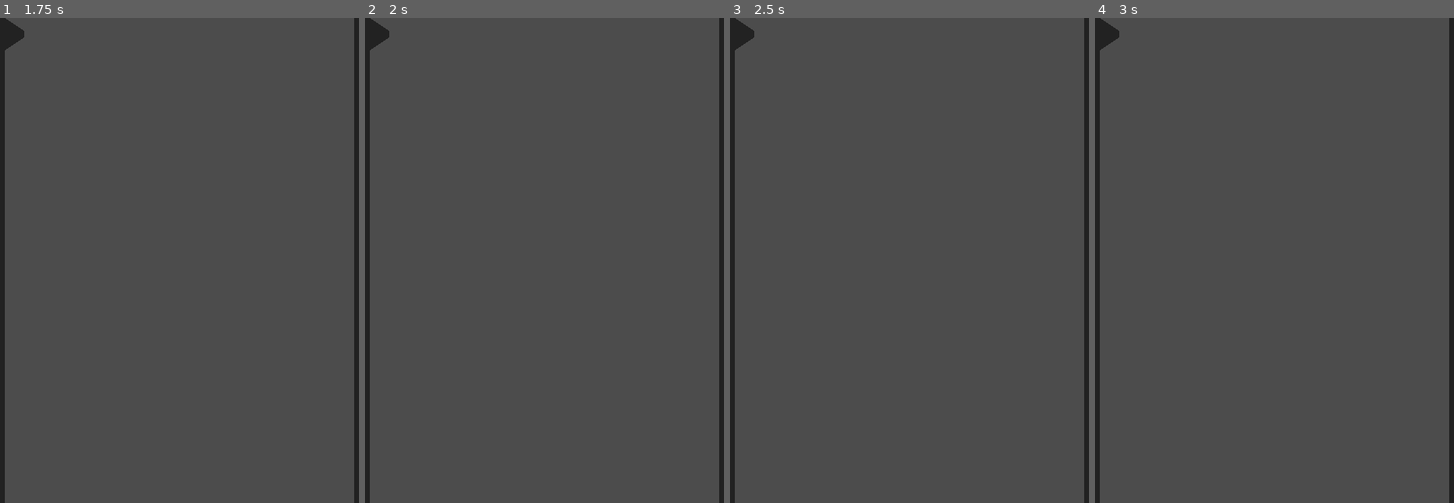
Above: before the commit, frames 1-4 (left to right).
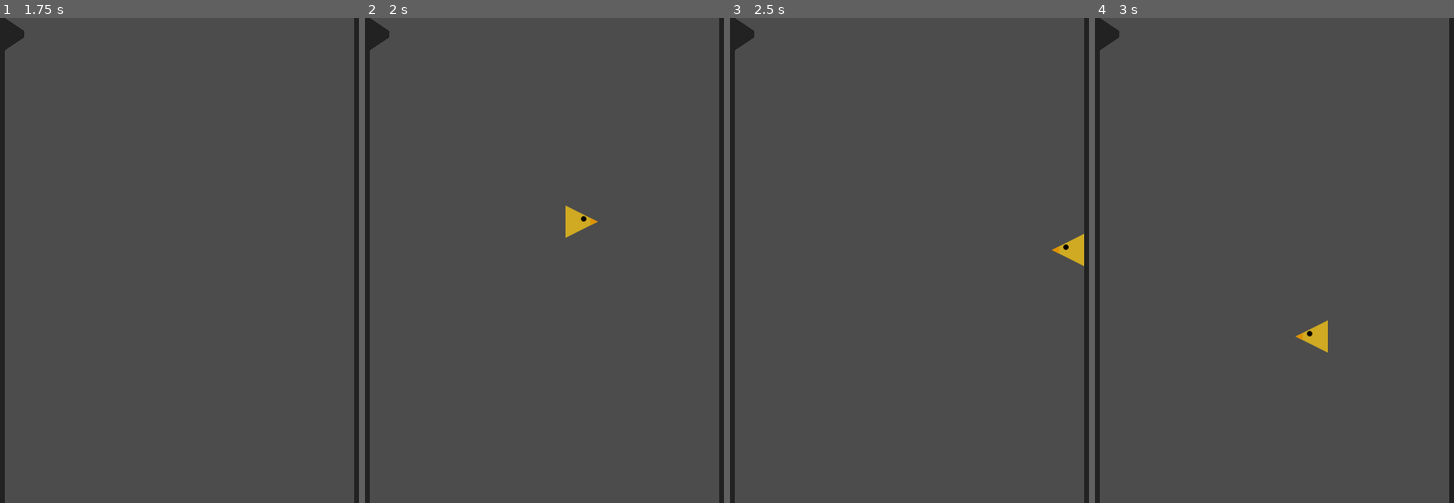
Above: after the commit, the same moments.

Repository: karmek-k/jumpbird
Game: Godot game, scene res://scenes/Game.tscn
The game is run twice, just before and just after one commit, with the same random seed, the same clock (stepped at 60 frames per second) and the same inputs.
Inputs:
- Up to frame 1 (1.75 s): hold Up (ui_up) from 0.53 s (still down)
- Up to frame 2 (2 s): keep holding Up (ui_up)
- Up to frame 3 (2.5 s): release Up (ui_up) at 2.03 s
- Up to frame 4 (3 s): hold Up (ui_up) from 2.78 s (still down)

Frame 1 is identical in both runs. In frame 2, 0.3% of the frame differs, in the area x 55-65%, y 38-46%; in frame 3, 0.3%; in frame 4, 0.3%.

Commit message:
Reload the game when  is emitted

Diff:
--- a/scenes/Game.tscn
+++ b/scenes/Game.tscn
@@ -70,5 +70,9 @@
 scale = Vector2( 2, 2 )
 shape = SubResource( 1 )
 
+[node name="VisibilityNotifier2D" type="VisibilityNotifier2D" parent="Bird"]
+scale = Vector2( 2, 2 )
+
 [connection signal="body_entered" from="Spike" to="Bird" method="_on_Spike_body_entered"]
 [connection signal="game_over" from="Bird" to="." method="_on_Bird_game_over"]
+[connection signal="screen_exited" from="Bird/VisibilityNotifier2D" to="Bird" method="_on_VisibilityNotifier2D_screen_exited"]
--- a/scripts/BirdMovement.gd
+++ b/scripts/BirdMovement.gd
@@ -39,3 +39,7 @@
 		return
 
 	emit_signal("game_over")
+
+
+func _on_VisibilityNotifier2D_screen_exited():
+	emit_signal("game_over")
--- a/scripts/Root.gd
+++ b/scripts/Root.gd
@@ -2,5 +2,4 @@
 
 
 func _on_Bird_game_over():
-	print("game over")
-	$Bird.queue_free()
+	get_tree().reload_current_scene()
